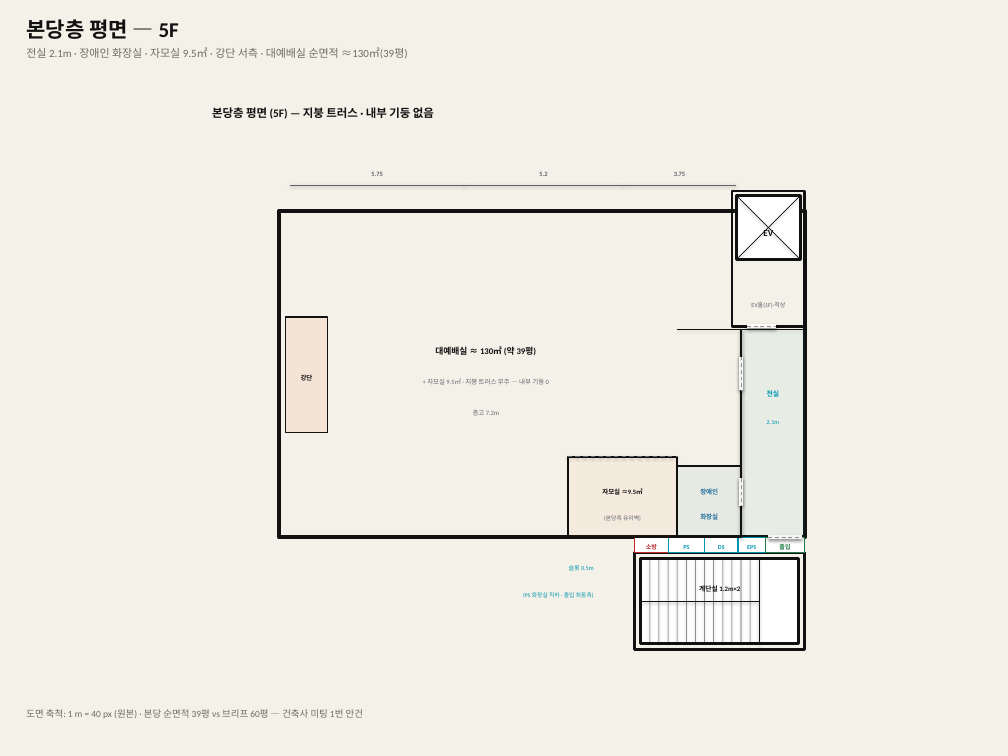
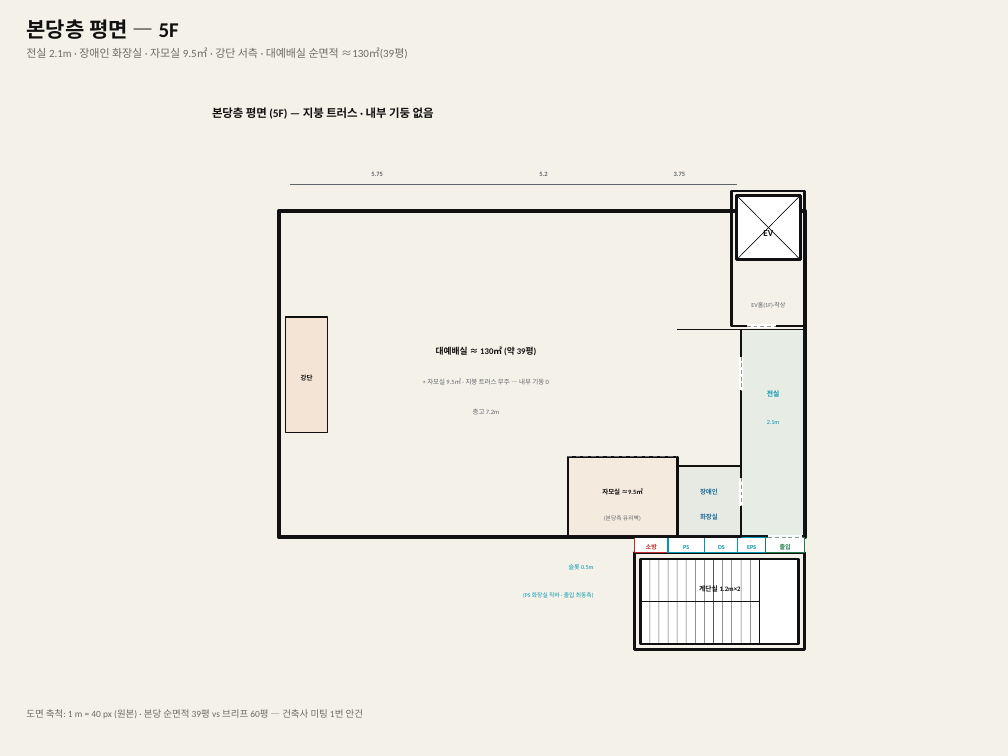
Before and after one commit to jae-gu-kang/hansarang.com, a slide deck: slide 5 of building/한사랑교회_F10_기준안_도면.pptx. Drawn at 1008x756 pixels with LibreOffice and Linux fonts; fonts in the diff are those of the drawing. Boxes give left, top, right and bottom in pixels: in the first picture for what was removed or moved away, otherwise in the second. Text is boxed around its words. In the diff, an @@ line names an element or a change of style, - is before the commit and + after.

```diff
--- a/building/한사랑교회_F10_기준안_도면.pptx
+++ b/building/한사랑교회_F10_기준안_도면.pptx
@@ line (290, 185) - (465, 185): stroke #61666D 0.72 pt to #61666D 0.7 pt @@
@@ line (465, 185) - (622, 185): stroke #61666D 0.72 pt to #61666D 0.7 pt @@
@@ line (622, 185) - (737, 185): stroke #61666D 0.72 pt to #61666D 0.7 pt @@
@@ rectangle at [279, 211, 805, 538]: outline #111111 3.91 pt to #111111 3.9 pt @@
@@ line (747, 326) - (776, 326): stroke #FFFFFF 3.91 pt to #FFFFFF 3.9 pt @@
@@ line (747, 326) - (776, 326): stroke #9A958A 0.91 pt dashed to #9A958A 0.9 pt dashed @@
@@ line (741, 357) - (741, 390): stroke #FFFFFF 3.91 pt to #FFFFFF 3.9 pt @@
@@ line (741, 357) - (741, 390): stroke #9A958A 0.91 pt dashed to #9A958A 0.9 pt dashed @@
@@ line (568, 457) - (678, 457): stroke #61666D 1.04 pt dashed to #61666D 1.05 pt dashed @@
@@ line (741, 479) - (741, 506): stroke #FFFFFF 3.91 pt to #FFFFFF 3.9 pt @@
@@ line (741, 479) - (741, 506): stroke #9A958A 0.91 pt dashed to #9A958A 0.9 pt dashed @@
@@ rectangle at [705, 538, 738, 553]: outline #0097B2 1.04 pt to #0097B2 1.05 pt @@
@@ rectangle at [738, 538, 765, 553]: outline #0097B2 1.04 pt to #0097B2 1.05 pt @@
@@ rectangle at [765, 538, 805, 553]: outline #1F7A45 1.04 pt to #1F7A45 1.05 pt @@
@@ line (769, 538) - (802, 538): stroke #FFFFFF 3.91 pt to #FFFFFF 3.9 pt @@
@@ line (769, 538) - (802, 538): stroke #9A958A 0.91 pt dashed to #9A958A 0.9 pt dashed @@
@@ line (650, 559) - (650, 644): stroke #111111 0.52 pt to #111111 0.5 pt @@
@@ line (659, 559) - (659, 644): stroke #111111 0.52 pt to #111111 0.5 pt @@
@@ line (668, 559) - (668, 644): stroke #111111 0.52 pt to #111111 0.5 pt @@
@@ line (678, 559) - (678, 644): stroke #111111 0.52 pt to #111111 0.5 pt @@
@@ line (687, 559) - (687, 644): stroke #111111 0.52 pt to #111111 0.5 pt @@
@@ line (696, 559) - (696, 644): stroke #111111 0.52 pt to #111111 0.5 pt @@
@@ line (705, 559) - (705, 644): stroke #111111 0.52 pt to #111111 0.5 pt @@
@@ line (714, 559) - (714, 644): stroke #111111 0.52 pt to #111111 0.5 pt @@
@@ line (723, 559) - (723, 644): stroke #111111 0.52 pt to #111111 0.5 pt @@
@@ line (732, 559) - (732, 644): stroke #111111 0.52 pt to #111111 0.5 pt @@
@@ line (741, 559) - (741, 644): stroke #111111 0.52 pt to #111111 0.5 pt @@
@@ line (750, 559) - (750, 644): stroke #111111 0.52 pt to #111111 0.5 pt @@
@@ line (759, 559) - (759, 644): stroke #111111 0.78 pt to #111111 0.8 pt @@
@@ line (641, 602) - (759, 602): stroke #111111 0.78 pt to #111111 0.8 pt @@
```
Also in this commit, not shown: 3 other slides changed, 1 other file.
